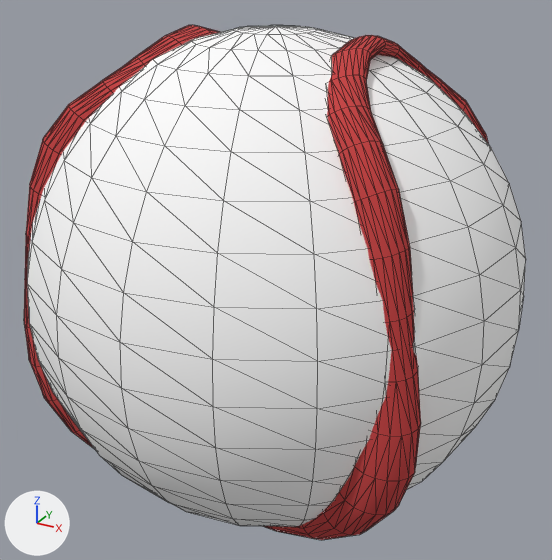
An edit to the OBJ model data/MODEL/item/item_ball.obj, drawn before and after from the same camera.
The view is the same before and after, from a 50 mm lens placed at (0.863, -1.567, 0.775), pointed at (0.002, -0.002, -0.007). The lights are fixed; the arrows at lower left show +X, +Y and +Z. The picture after the commit comes second. Mesh edges are drawn as thin lines. Where no turn or scale is listed for an object, it has been applied to the vertices.

In view in the first picture: 'item_ball'.
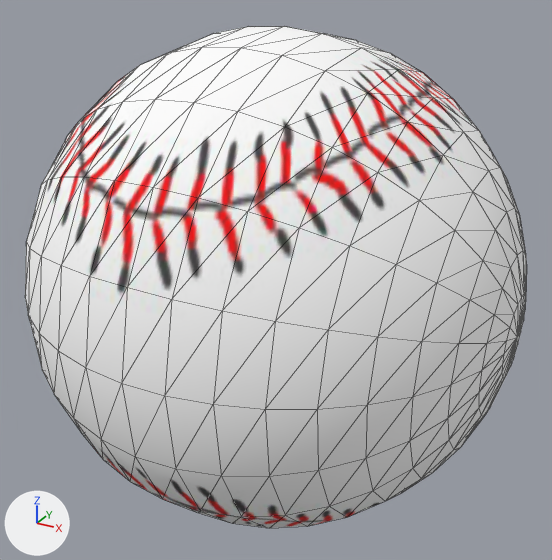
Where the change shows, as pixel boxes [x1, y1, x2, y2] in the pictures (552 x 560 px; the box of a moved part takes in the faces that stretch with it):
'item_ball', reshaped
    before: [24, 25, 526, 540]
    after: [25, 26, 527, 528]
part 1 of me_item_ball, moved or reshaped
    before: [27, 26, 526, 527]
    after: [25, 26, 527, 528]
part 2 of me_item_ball, deleted
    before: [24, 25, 488, 540]

The change in detail:
Picture 'ball.png' (img_ball_png) is new.
Material 'lambert4SG' (mat_lambert4sg) is new.
Its texture is img_ball_png.
Its roughness is 1.0.
me_item_ball is used by ob_item_ball; location (0.0, 0.0, 0.0).
me_item_ball had 1582 vertices, 3160 faces and spanned x -0.608..0.608, y -0.608..0.608, z -0.608..0.608.
me_item_ball no longer uses material mat_lambert3sg (red #c53f3f).
me_item_ball no longer uses material mat_lambert2sg (white #ffffff).
me_item_ball now has 382 vertices, 760 faces and spans x -0.608..0.608, y -0.608..0.608, z -0.608..0.608.
me_item_ball part 1: the loose piece of 382 vertices spanning x -0.608..0.608, y -0.608..0.608, z -0.608..0.608 is multiplied about its middle by the matrix ((-0.028, 0.008, 1.0), (0.291, 0.957, 0.0), (-0.956, 0.291, -0.029)), in mat_lambert4sg (picture img_ball_png).
me_item_ball part 2: the loose piece of 1200 vertices spanning x -0.521..0.521, y -0.416..0.407, z -0.577..0.6 is deleted.
me_item_ball gains material mat_lambert4sg (picture img_ball_png).
